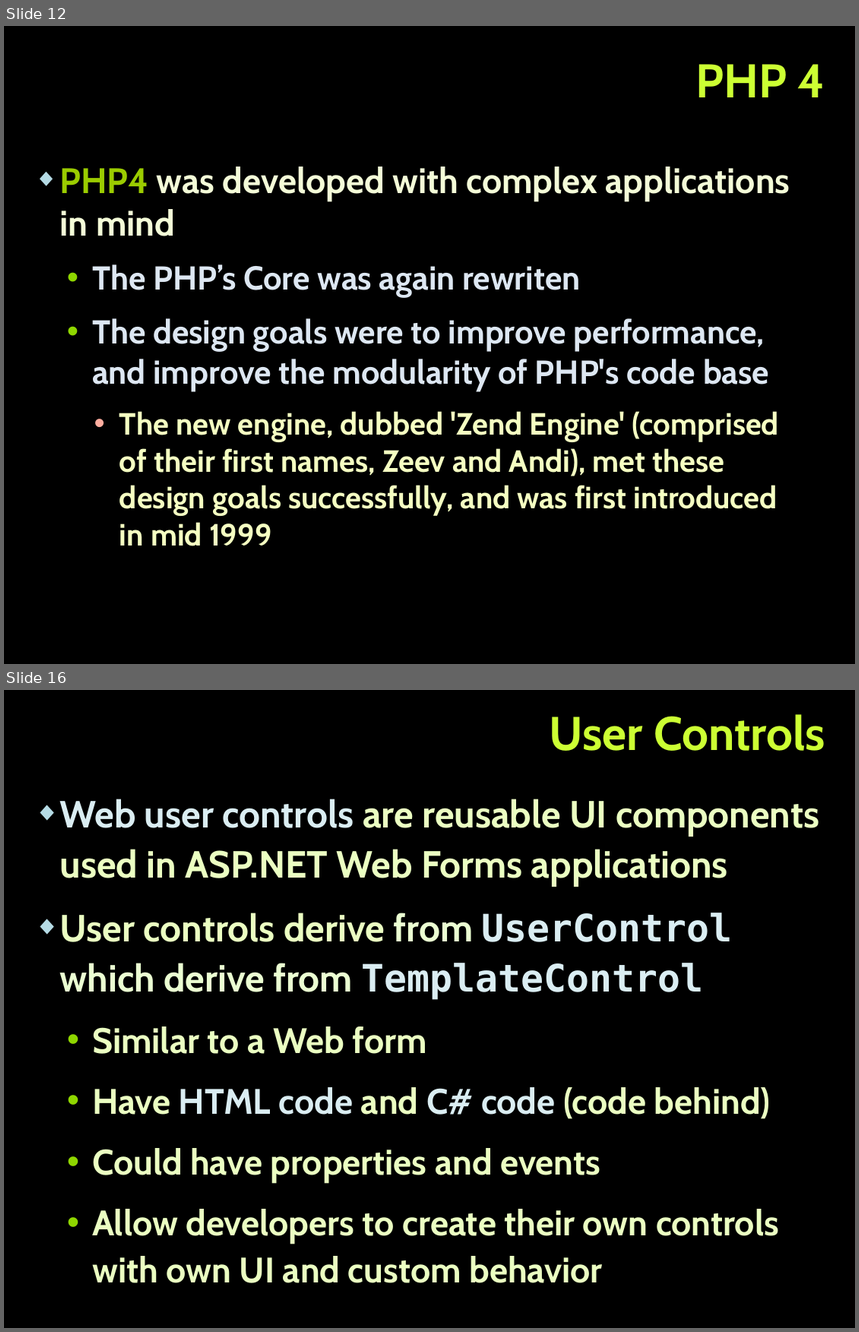
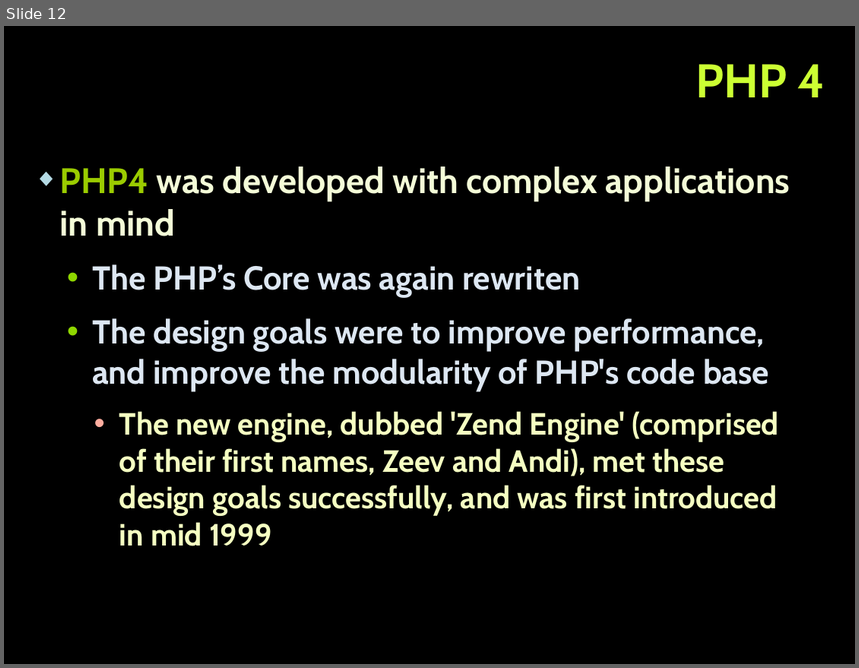
Before and after one commit to tanzhur/PHP_MVC-seminar, a slide deck: PHP_MVC.pptx. Shown one above the other, each under a label of ours: slides 12 and 16 before the commit, slide 12 after it; the slides between them are not shown. The pictures are 859x1332 and 859x668 pixels, drawn with LibreOffice and Linux fonts; fonts in the diff are those of the drawing; background and template pictures are left out. Boxes give left, top, right and bottom in pixels: in the first picture for what was removed or moved away, otherwise in the second. Text is boxed around its words. In the diff, an @@ line names an element or a change of style, - is before the commit and + after.

```diff
--- a/PHP_MVC.pptx
+++ b/PHP_MVC.pptx
@@ slide 16 removed at [4,690,855,1328], background picture (left out) @@
@@ title removed at [550,714,826,751] @@
-User Controls
@@ text removed at [60,799,819,1284] @@
-  ◆ Web user controls are reusable UI components used in ASP.NET Web Forms applications
-◆ User controls derive from UserControl which derive from TemplateControl
-  • Similar to a Web form
-  • Have HTML code and C# code (code behind)
-  • Could have properties and events
-  • Allow developers to create their own controls with own UI and custom behavior
```
Also in this commit, not shown: 1 slide changed, 6 slides added, 20 other slides removed, 1 other file.
